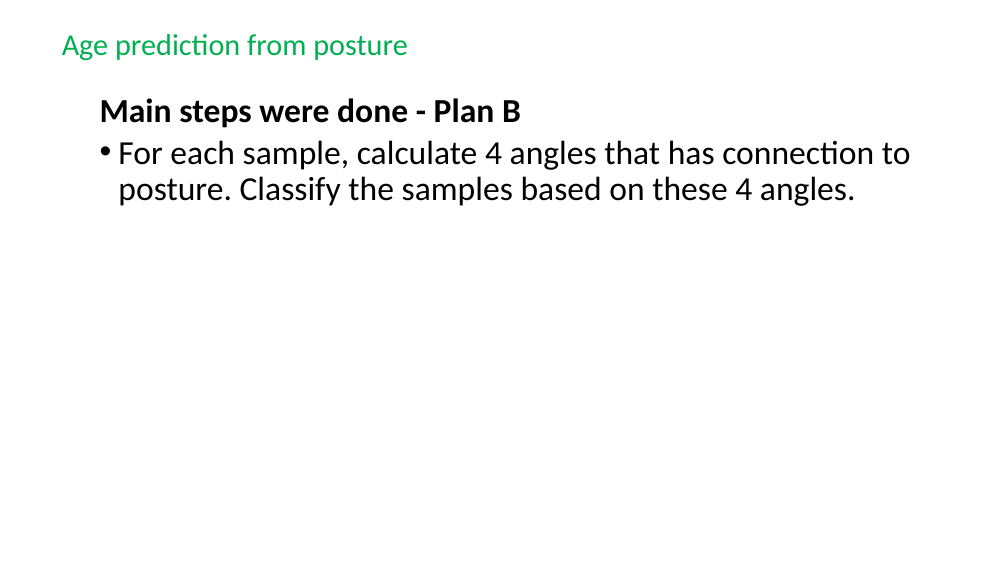
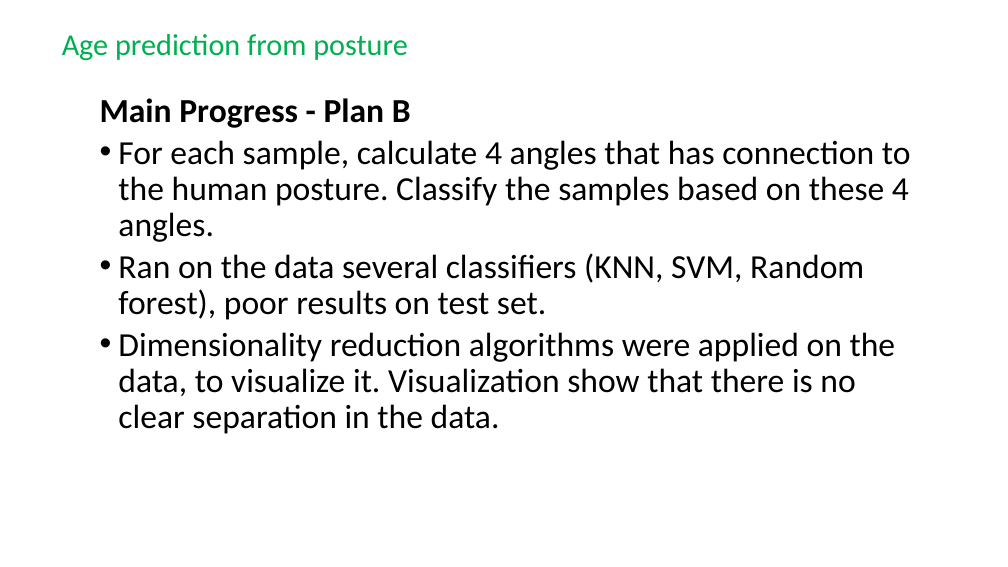
Before and after one commit to Lotemn102/skeleton-RGBDto3D, a slide deck: slide 17 of report/project.pptx (slide 18 before the commit). Drawn at 1008x567 pixels with LibreOffice and Linux fonts; fonts in the diff are those of the drawing. Boxes give left, top, right and bottom in pixels: in the first picture for what was removed or moved away, otherwise in the second. Text is boxed around its words. In the diff, an @@ line names an element or a change of style, - is before the commit and + after.

```diff
--- a/report/project.pptx
+++ b/report/project.pptx
@@ text at (x1=100, y1=98, x2=911, y2=434): text changed @@
-  Main steps were done - Plan B
-  • For each sample, calculate 4 angles that has connection to posture. Classify the samples based on these 4 angles.
+  Main Progress - Plan B
+  • For each sample, calculate 4 angles that has connection to the human posture. Classify the samples based on these 4 angles.
+  • Ran on the data several classifiers (KNN, SVM, Random forest), poor results on test set.
+  • Dimensionality reduction algorithms were applied on the data, to visualize it. Visualization show that there is no clear separation in the data.
```
Also in this commit, not shown: 7 other slides changed, 3 slides added, 1 slide removed, 2 other files.
